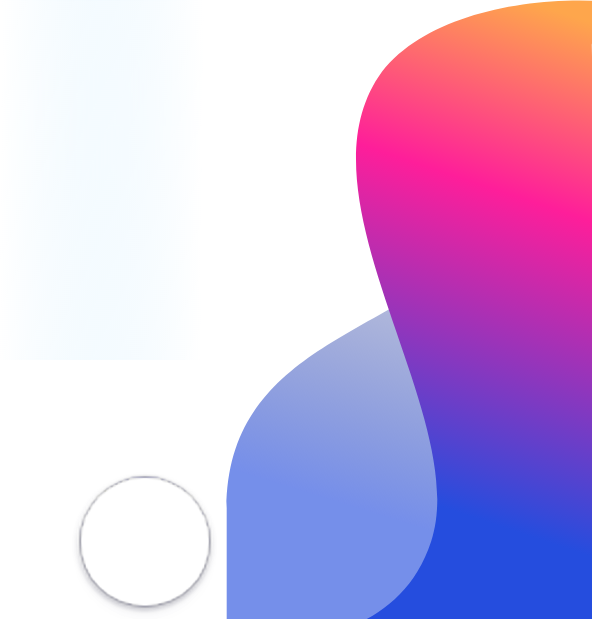
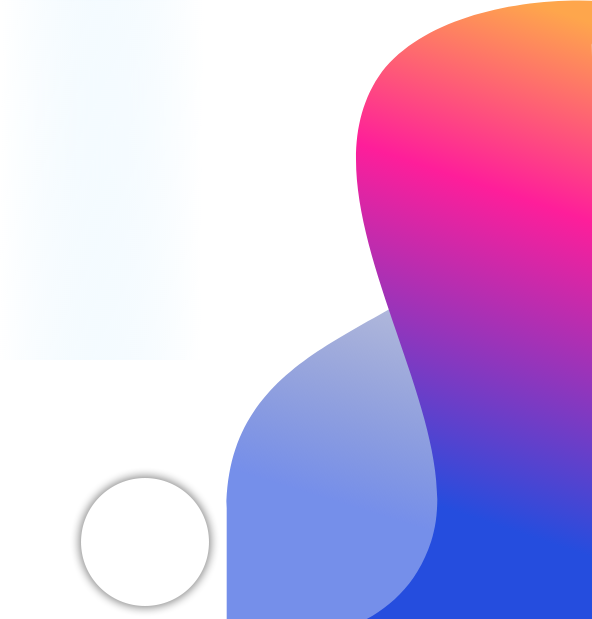
Before/after of a (592, 619) layered artwork. What changed in the layer stack:
added layer "Ellipse 1" above "Ellipse 2 copy" over [81, 478, 209, 606]
hid "Ellipse 2 copy" over [73, 474, 217, 619]
